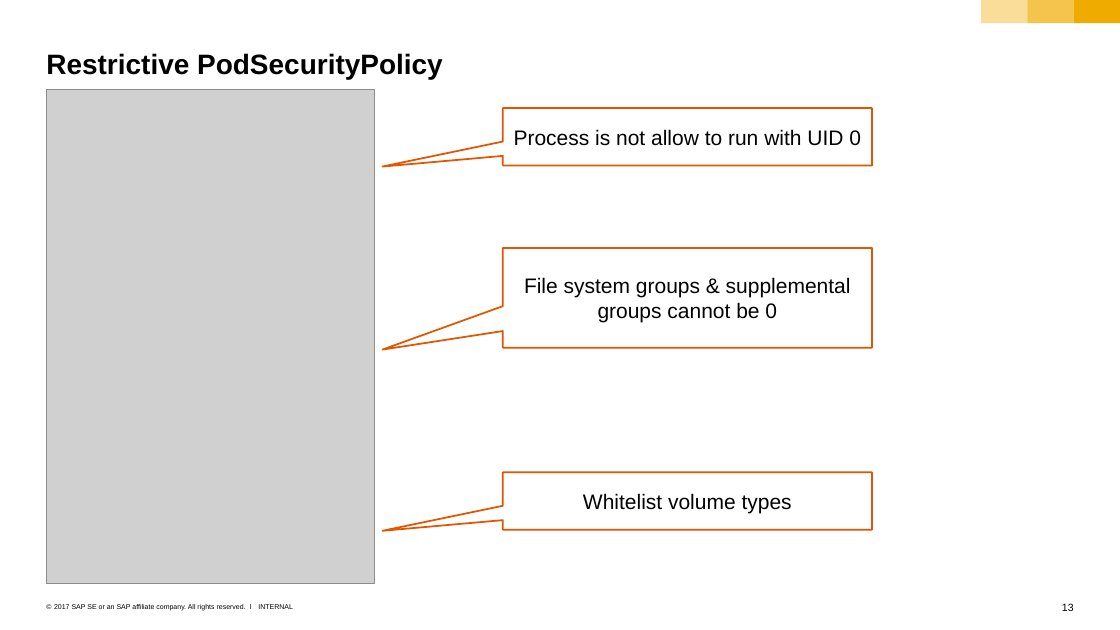
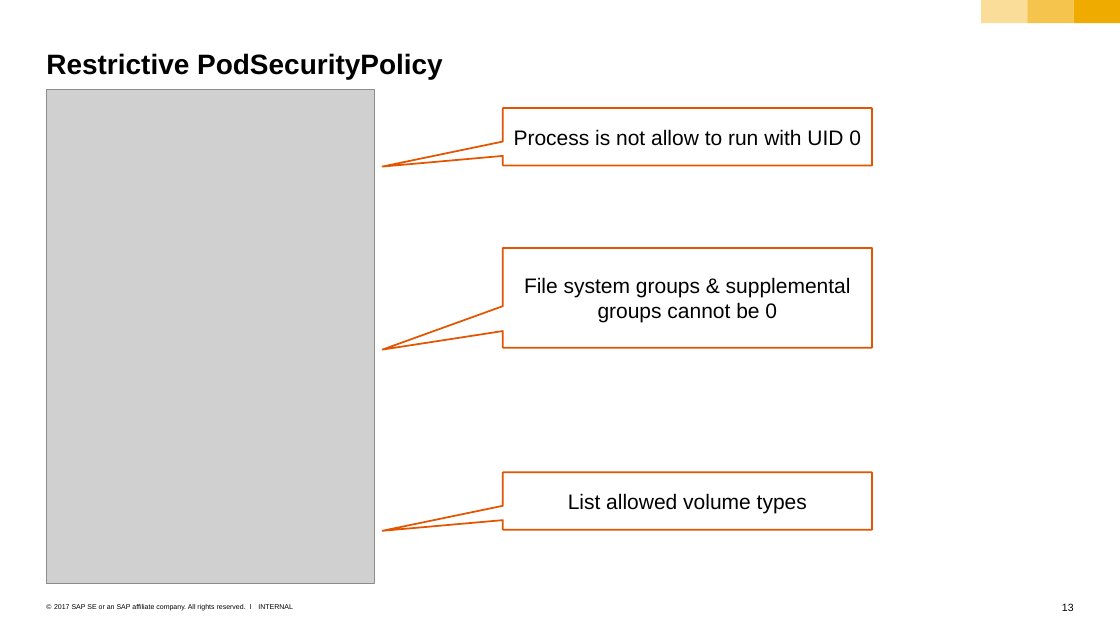
Before and after one commit to sriramrokkam/k8s-training, a slide deck: slide 13 of kubernetes/11_2_security.pptx. Drawn at 1120x630 pixels with LibreOffice and Linux fonts; fonts in the diff are those of the drawing; grey boxes stand for pictures. Boxes give left, top, right and bottom in pixels: in the first picture for what was removed or moved away, otherwise in the second. Text is boxed around its words. In the diff, an @@ line names an element or a change of style, - is before the commit and + after.

```diff
--- a/kubernetes/11_2_security.pptx
+++ b/kubernetes/11_2_security.pptx
@@ text in speech box at [568, 493, 807, 513]: text changed @@
-Whitelist volume types
+List allowed volume types
```
Also in this commit, not shown: 8 other files.
